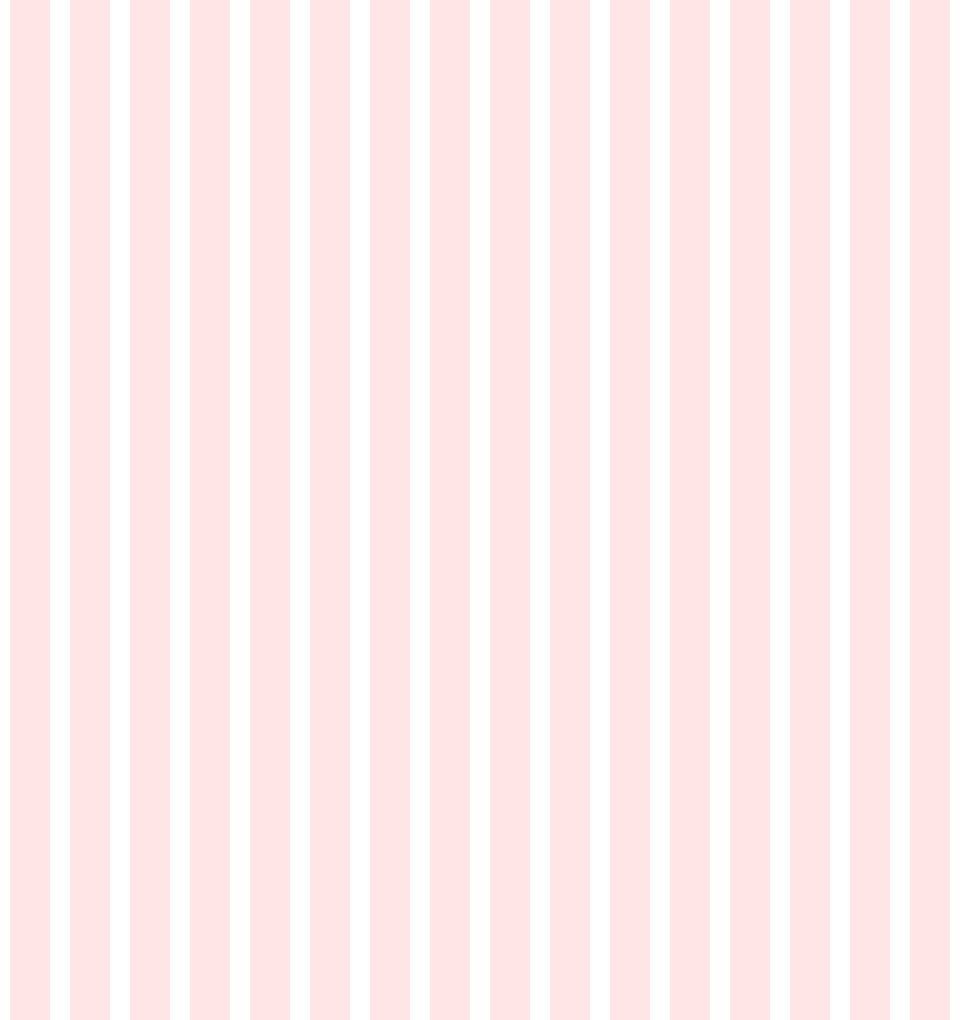
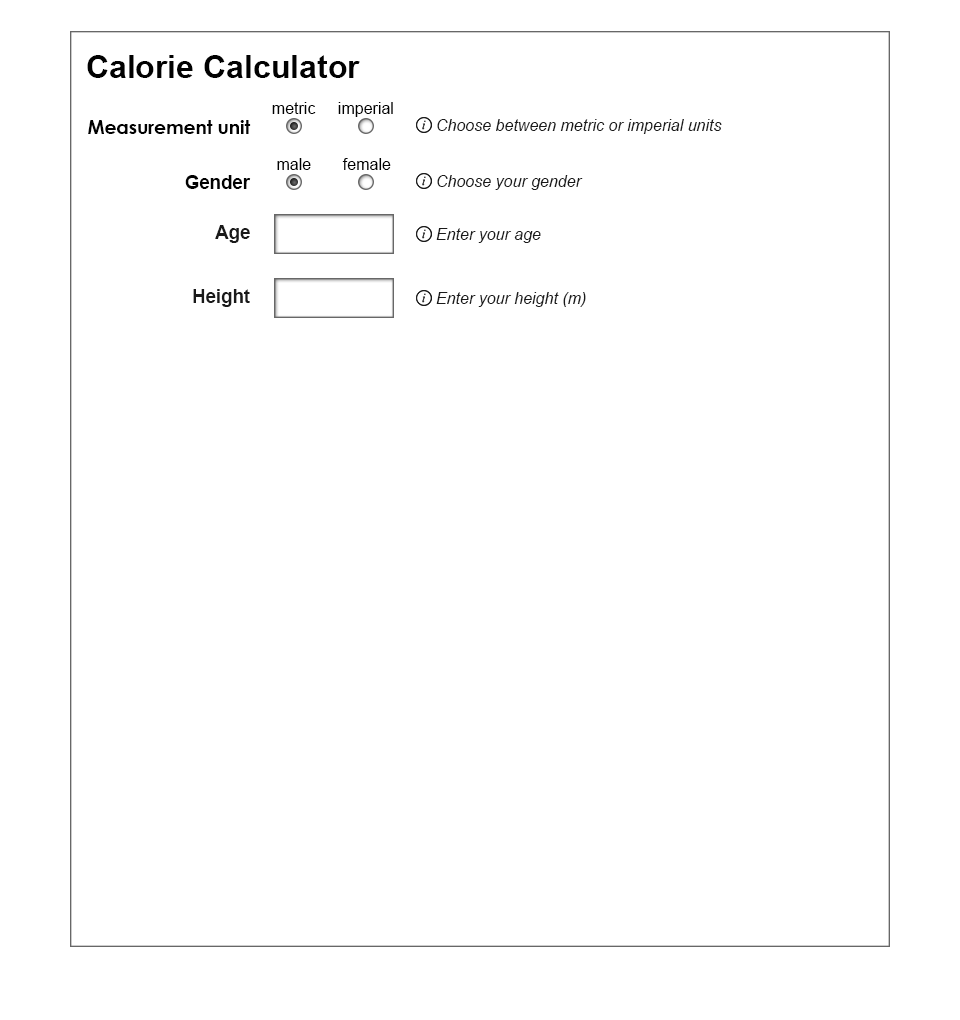
Two versions of the same layered image (960x1020). Layer-by-layer changes:
hid "16 Col Grid" over [10, 0, 950, 1020]
added group "content" with 36 layers above "header" over [88, 102, 722, 318]
added group "age copy" with 5 layers in group "content" over [193, 278, 586, 318]
added group "info" (1st of 4, in "content" › "age copy") with 2 layers in group "age copy" over [416, 290, 586, 307]
added layer "Enter your height (m)" in group "info" over [436, 292, 586, 307]
added layer "textField" (1st of 2, in "content" › "age copy") in group "age copy" over [274, 278, 394, 318]
added group "age" with 5 layers in group "content" over [215, 214, 541, 254]
added group "info" (2nd of 4, in "content" › "age") with 2 layers in group "age" over [416, 226, 541, 243]
added layer "Enter your age" in group "info" over [436, 228, 541, 243]
added layer "textField" (2nd of 2, in "content" › "age") in group "age" over [274, 214, 394, 254]
added group "gender" with 11 layers in group "content" over [185, 158, 583, 190]
added group "info" (3rd of 4, in "content" › "gender") with 2 layers in group "gender" over [416, 173, 583, 190]
added layer "Choose your gender" in group "info" over [437, 175, 583, 190]
added group "measurementUnit" with 11 layers in group "content" over [88, 102, 722, 134]
added group "info" (4th of 4, in "content" › "measurementUnit") with 2 layers in group "measurementUnit" over [416, 117, 722, 134]
added layer "Choose between metric or imperial units" in group "info" over [437, 119, 722, 134]
added group "imperialRadioButton" with 2 layers in group "measurementUnit" over [338, 102, 393, 134]
added layer "Measurement unit" in group "measurementUnit" over [88, 120, 251, 134]
added group "header" with 1 layers above "backgroundBorder" over [87, 55, 360, 78]
added layer "Calorie Calculator" in group "header" over [87, 55, 360, 78]
added layer "backgroundBorder" above "Background" over [70, 31, 890, 947]
…and 20 more changes (20 added)
